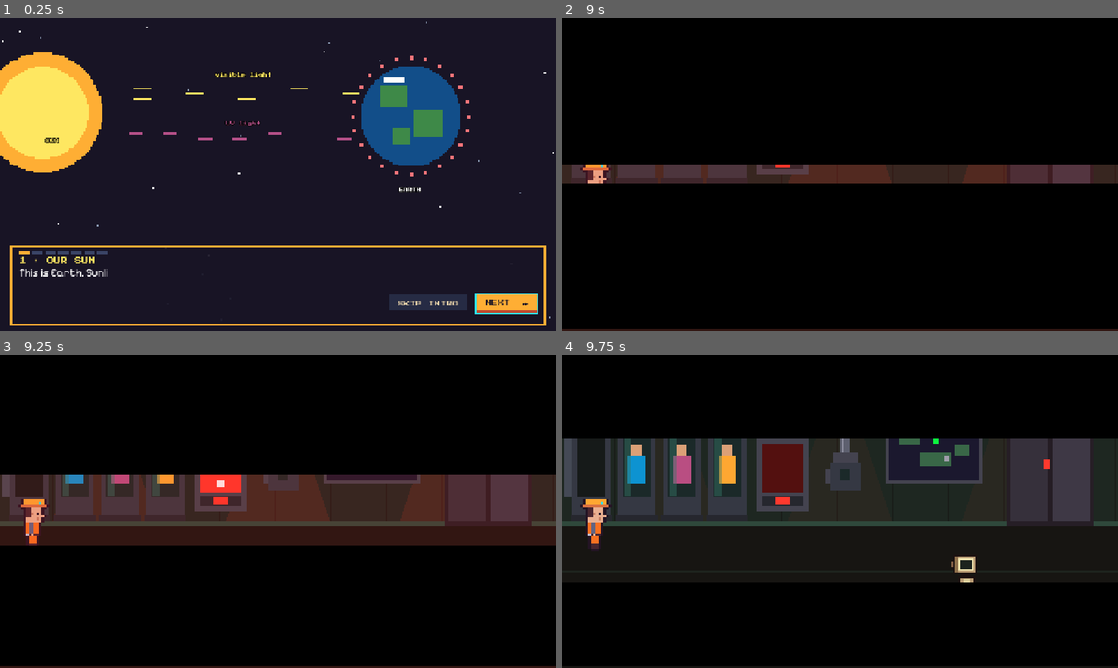
Above: before the commit, frames 1-4 (two rows, left to right).
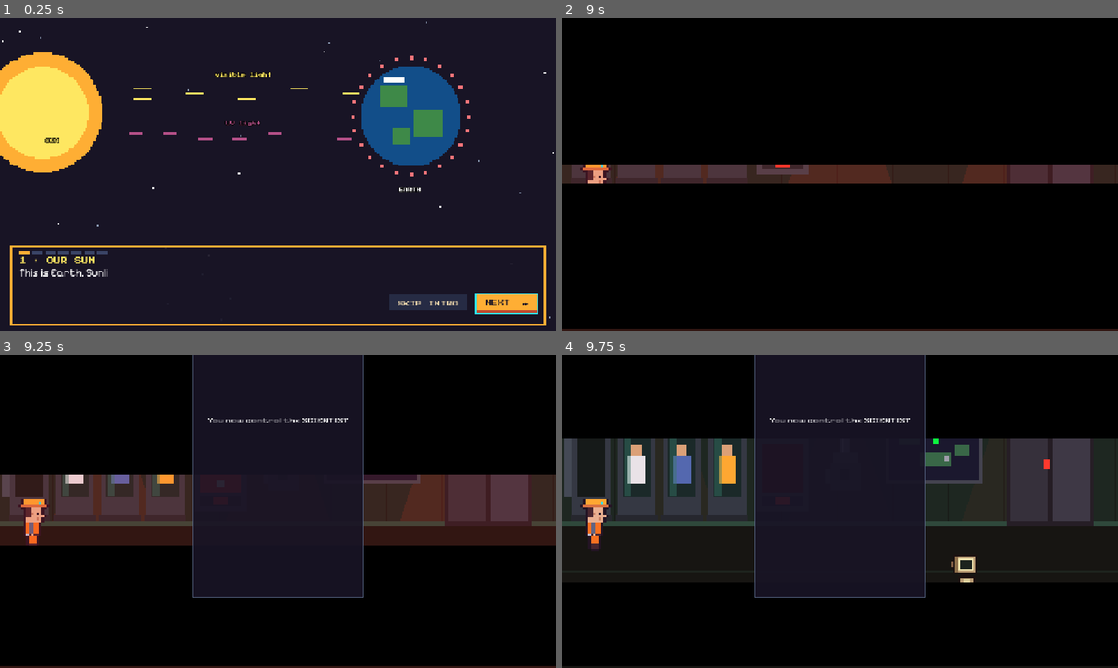
Above: after the commit, the same moments.

Repository: wamos0922/ProjectDawn
Game: Godot game, scene res://game/dawn/dawn.tscn
The game is run twice, just before and just after one commit, with the same random seed, the same clock (stepped at 60 frames per second) and the same inputs. This scene is started directly instead of the project's main scene.
Inputs (mouse positions are in pixels of both pictures, inside the frame that each line leads up to):
- Up to frame 1 (0.25 s): no input
- Up to frame 2 (9 s): click "SKIP INTRO" at 0.5 s; click "> ANYONE · open the mission b…" at 1.25 s; click (1034, 30) at 2 s, where only the run before the commit has a clickable "E"; click (1034, 30) at 2.77 s; click (1056, 30) at 3.5 s, where only the run before the commit has a clickable "S"; click (1056, 30) at 4.27 s; click (1079, 30) at 5 s, where only the run before the commit has a clickable "N"; click (1079, 30) at 5.77 s; click (1101, 30) at 6.5 s, where only the run before the commit has a clickable "Q"; click (1101, 30) at 7.27 s; click "CLICK OR PRESS ANY KEY TO WAK…" at 8 s; tap Enter at 8.75 s; move the mouse to (962, 158) at 8.77 s; hold D (p1_right) from 8.78 s (still down); tap 1 at 8.85 s; click (962, 158) at 8.92 s
- Up to frame 3 (9.25 s): keep holding D (p1_right); tap Space at 9.02 s; tap 2 at 9.05 s
- Up to frame 4 (9.75 s): release D (p1_right) at 9.5 s; drag from (728, 527) to (812, 574) at 9.52 s

Frames 1-2 are identical in both runs. In frame 3, 22% of the frame differs, in the area x 11-66%, y 0-78%; in frame 4, 14%.

Commit message:
Feat/map (#16)
* Improve font at map

* Remove auto-generated files from map font PR

* Crew bar: character heads, 1-4 keys, matching role colours

Diff:
--- a/game/dawn/dawn.gd
+++ b/game/dawn/dawn.gd
@@ -502,6 +502,9 @@
 		get_viewport().set_input_as_handled()
 	elif k == KEY_TAB and not ui.panel_open() and not ui.dialogue_open():
 		crew_ctl.cycle()                       # switch to the next crew member (like the HTML)
+		get_viewport().set_input_as_handled()
+	elif k in [KEY_1, KEY_2, KEY_3, KEY_4] and not ui.panel_open() and not ui.dialogue_open():
+		crew_ctl.switch_to(ROLES[k - KEY_1])   # 1 ENG · 2 SCI · 3 NAV · 4 QM
 		get_viewport().set_input_as_handled()
 	elif k == KEY_F and not ui.panel_open():
 		crew_ctl.toggle_follow()
--- a/game/dawn/dawn_ui.gd
+++ b/game/dawn/dawn_ui.gd
@@ -130,16 +130,28 @@
 	bar.position = Vector2(1060, 6)
 	bar.add_theme_constant_override("separation", 6)
 	root.add_child(bar)
-	for r in RoleSprites.TAGS:
+	for i in RoleSprites.ROLES.size():
+		var r: String = RoleSprites.ROLES[i]
+		var col := VBoxContainer.new()
+		col.add_theme_constant_override("separation", 2)
+		bar.add_child(col)
 		var b := Button.new()
 		b.custom_minimum_size = Vector2(48, 48)
 		b.focus_mode = Control.FOCUS_NONE
-		b.text = RoleSprites.NAMES[r][0]
-		b.add_theme_font_override("font", DawnTheme.title_font())
-		b.add_theme_font_size_override("font_size", 14)
-		for k in ["font_color", "font_hover_color", "font_pressed_color"]:
-			b.add_theme_color_override(k, DawnTheme.C["ink"])
 		b.pressed.connect(func(): game.crew_ctl.switch_to(r))
+		# the character's head: top 8 rows of the first (front-facing) frame, 3x bigger
+		var head := AtlasTexture.new()
+		head.atlas = load(RoleSprites.sheet_path(r))
+		head.region = Rect2(0, 0, 14, 8)
+		var face := TextureRect.new()
+		face.texture = head
+		face.expand_mode = TextureRect.EXPAND_IGNORE_SIZE
+		face.stretch_mode = TextureRect.STRETCH_KEEP_ASPECT_CENTERED
+		face.texture_filter = CanvasItem.TEXTURE_FILTER_NEAREST
+		face.position = Vector2(3, 12)
+		face.size = Vector2(42, 24)
+		face.mouse_filter = Control.MOUSE_FILTER_IGNORE
+		b.add_child(face)
 		var dot := ColorRect.new()
 		dot.name = "Online"
 		dot.color = DawnTheme.C["green"]
@@ -147,7 +159,17 @@
 		dot.position = Vector2(40, -4)
 		dot.mouse_filter = Control.MOUSE_FILTER_IGNORE
 		b.add_child(dot)
-		bar.add_child(b)
+		col.add_child(b)
+		# the key to press, under the head
+		var key := Label.new()
+		key.text = str(i + 1)
+		key.horizontal_alignment = HORIZONTAL_ALIGNMENT_CENTER
+		key.add_theme_font_override("font", DawnTheme.title_font())
+		key.add_theme_font_size_override("font_size", 12)
+		key.add_theme_color_override("font_color", DawnTheme.C["white"])
+		key.add_theme_color_override("font_outline_color", DawnTheme.C["ink"])
+		key.add_theme_constant_override("outline_size", 4)
+		col.add_child(key)
 		_crew_buttons[r] = b
 
 
--- a/game/dawn/world_map.gd
+++ b/game/dawn/world_map.gd
@@ -249,12 +249,16 @@
 	var l := Label.new()
 	l.text = text
 	l.add_theme_font_override("font", DawnTheme.title_font())
-	l.add_theme_font_size_override("font_size", 9)
+	l.add_theme_font_size_override("font_size", 12)
 	l.add_theme_color_override("font_color", color)
 	l.add_theme_color_override("font_outline_color", DawnTheme.C["ink"])
-	l.add_theme_constant_override("outline_size", 6)
+	l.add_theme_constant_override("outline_size", 4)
+	l.add_theme_color_override("font_shadow_color", Color(0, 0, 0, 0.75))
+	l.add_theme_constant_override("shadow_offset_x", 3)
+	l.add_theme_constant_override("shadow_offset_y", 3)
+	l.add_theme_constant_override("shadow_outline_size", 4)
 	l.horizontal_alignment = HORIZONTAL_ALIGNMENT_CENTER
 	l.vertical_alignment = VERTICAL_ALIGNMENT_CENTER
-	l.size = Vector2(200, 40)
+	l.size = Vector2(320, 64)
 	l.position = at * 4.0 - l.size / 2.0
 	_labels.add_child(l)
--- a/game/player/role_sprites.gd
+++ b/game/player/role_sprites.gd
@@ -10,7 +10,7 @@
 
 const ROLES := ["eng", "sci", "nav", "qm"]
 const NAMES := {"eng": "ENGINEER", "sci": "SCIENTIST", "nav": "NAVIGATOR", "qm": "QUARTERMASTER"}
-const TAGS := {"eng": Color("#f77622"), "sci": Color("#0099db"), "nav": Color("#b55088"), "qm": Color("#feae34")}
+const TAGS := {"eng": Color("#f77622"), "sci": Color("#e8ecf2"), "nav": Color("#4b6cb7"), "qm": Color("#feae34")}
 const FRAME := Vector2i(14, 20)
 const ROBOT_FRAME := Vector2i(16, 16)
 const ROWS := {"down": 0, "up": 1, "side": 2}
